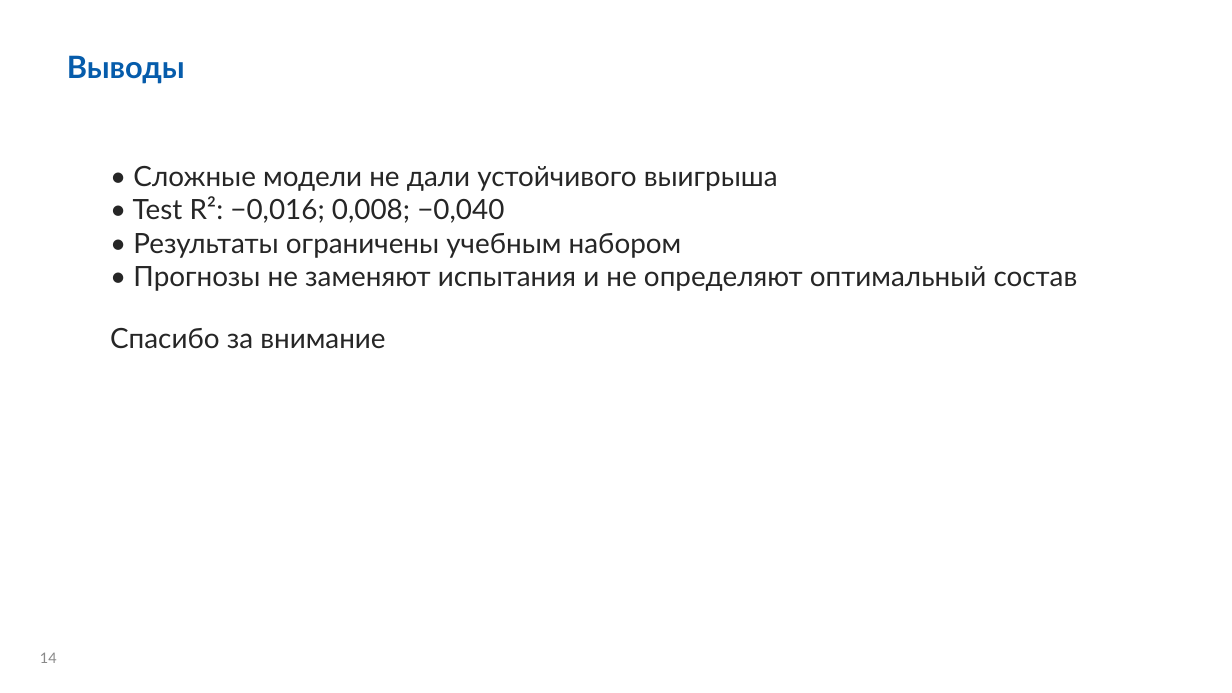
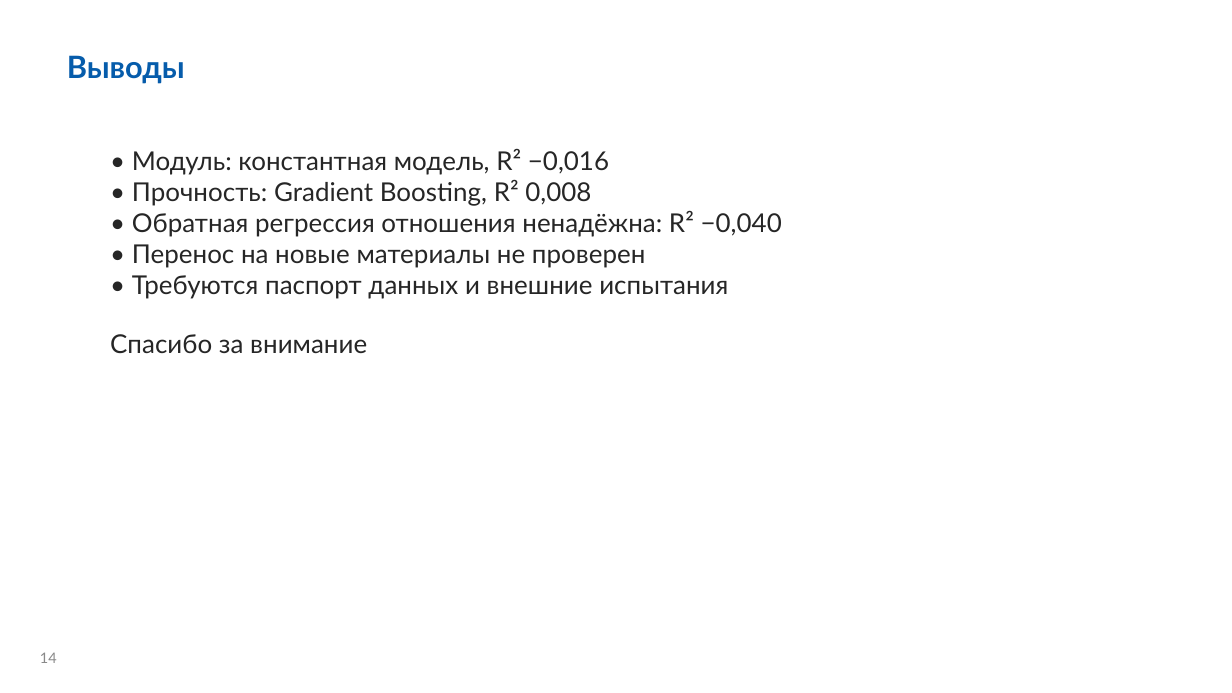
Before and after one commit to fpvcstep/composites-property-prediction, a slide deck: slide 14 of presentation/defense.pptx. Drawn at 1232x693 pixels with LibreOffice and Linux fonts; fonts in the diff are those of the drawing; background and template pictures are left out. Boxes give left, top, right and bottom in pixels: in the first picture for what was removed or moved away, otherwise in the second. Text is boxed around its words. In the diff, an @@ line names an element or a change of style, - is before the commit and + after.

```diff
--- a/presentation/defense.pptx
+++ b/presentation/defense.pptx
@@ text "• Модуль: константная модель, R² ...": place and size @@
-text "• Модуль: константная модель, R² ..." at box(110, 166, 1078, 348)
+text "• Модуль: константная модель, R² ..." at box(110, 149, 782, 353)
@@ text at box(132, 149, 782, 299): text changed; size 21.8 to 20.2 pt @@
-• Сложные модели не дали устойчивого выигрыша
-• Test R²: −0,016; 0,008; −0,040
-• Результаты ограничены учебным набором
-• Прогнозы не заменяют испытания и не определяют оптимальный состав
+• Модуль: константная модель, R² −0,016
+• Прочность: Gradient Boosting, R² 0,008
+• Обратная регрессия отношения ненадёжна: R² −0,040
+• Перенос на новые материалы не проверен
+• Требуются паспорт данных и внешние испытания
@@ text at box(110, 334, 367, 353): size 21.8 to 20.2 pt in "Спасибо за внимание" @@
```
Also in this commit, not shown: 11 other slides changed, 16 other files.
